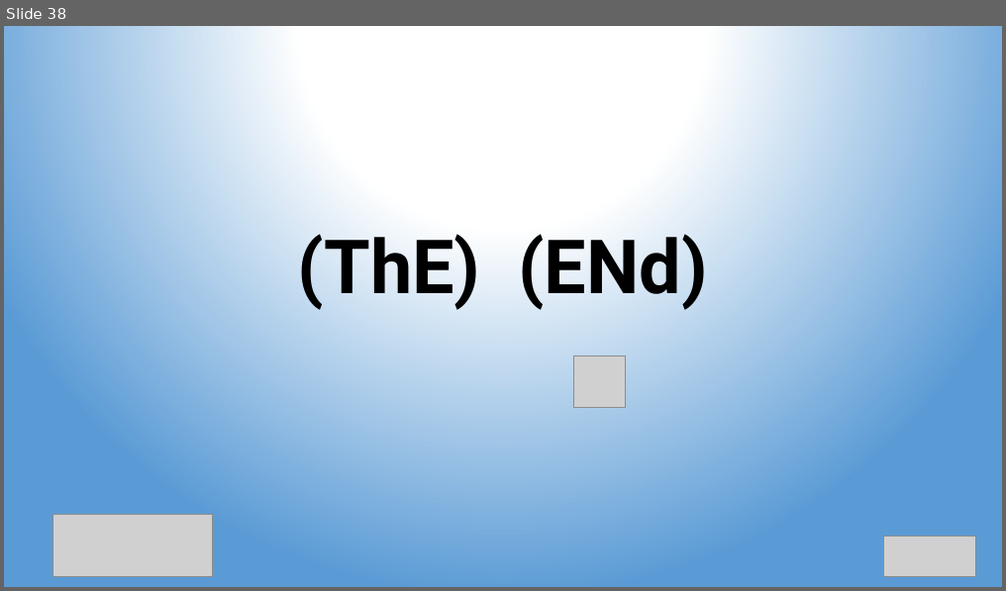
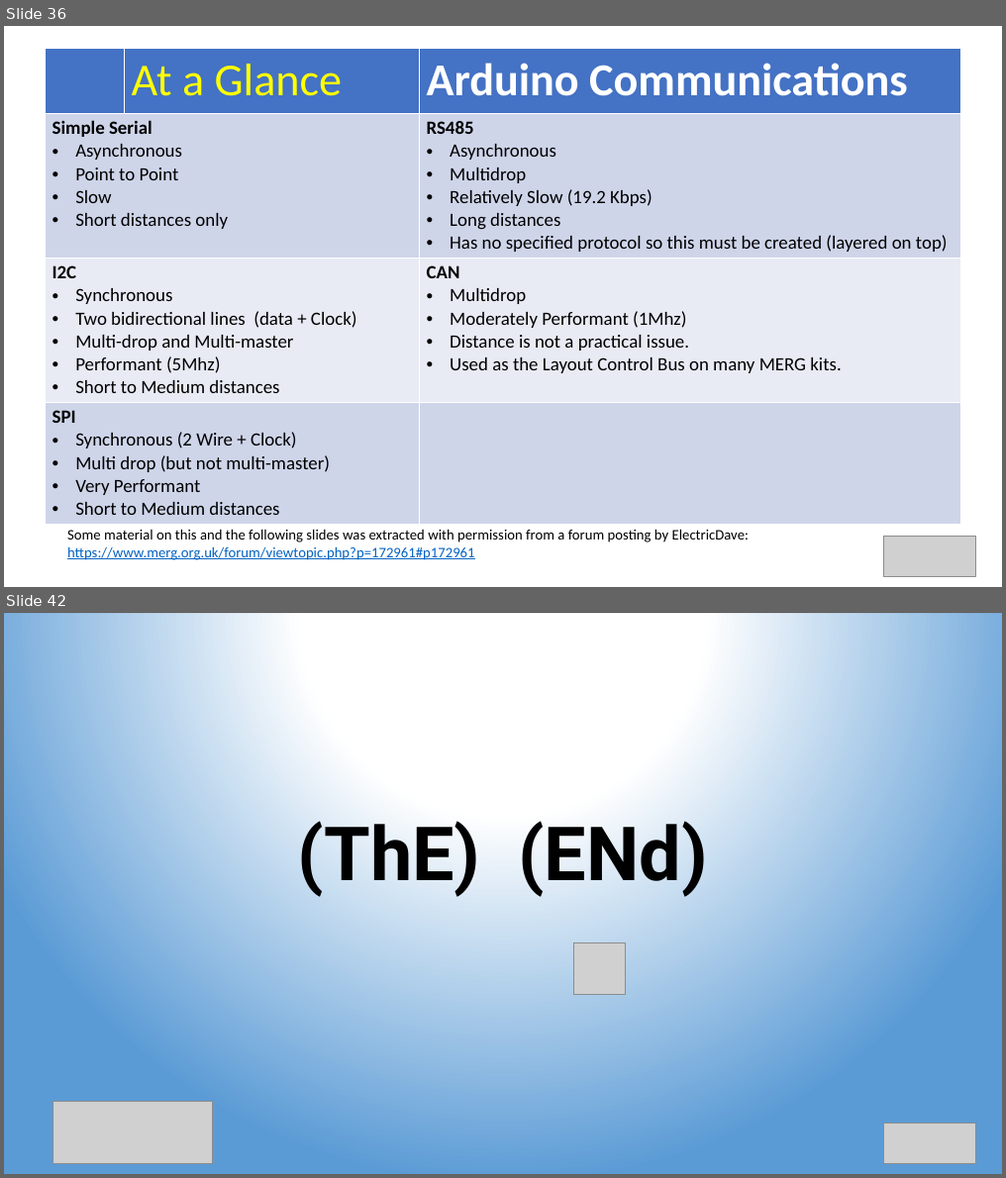
Before and after one commit to Alan-Lomax/MERG-SIG-Presentations, a slide deck: Arduino IO Compendium.pptx. Shown one above the other, each under a label of ours: slide 38 before the commit, slides 36 and 42 after it; the slides between them are not shown. The pictures are 1006x591 and 1006x1178 pixels, drawn with LibreOffice and Linux fonts; fonts in the diff are those of the drawing; grey boxes stand for pictures. Boxes give left, top, right and bottom in pixels: in the first picture for what was removed or moved away, otherwise in the second. Text is boxed around its words. In the diff, an @@ line names an element or a change of style, - is before the commit and + after.

```diff
--- a/Arduino IO Compendium.pptx
+++ b/Arduino IO Compendium.pptx
@@ slide 36 added at (x1=4, y1=26, x2=1002, y2=587), background #FFFFFF @@
@@ table added at (x1=45, y1=49, x2=961, y2=519), 4 rows, 3 columns @@
+ | At a Glance | Arduino Communications
+Simple Serial / Asynchronous / Point to Point / Slow / Short distances only |  | RS485 / Asynchronous / Multidrop / Relatively Slow (19.2 Kbps) / Long distances / Has no specified protocol so this must be created (layered on top)
+I2C / Synchronous / Two bidirectional lines (data + Clock) / Multi-drop and Multi-master / Performant (5Mhz) / Short to Medium distances |  | CAN / Multidrop / Moderately Performant (1Mhz) / Distance is not a practical issue. / Used as the Layout Control Bus on many MERG kits.
+SPI / Synchronous (2 Wire + Clock) / Multi drop (but not multi-master) / Very Performant / Short to Medium distances |  | 
@@ text added at (x1=67, y1=529, x2=748, y2=561), 14 pt, text #000000 @@
+Some material on this and the following slides was extracted with permission from a forum posting by ElectricDave:
+https://www.merg.org.uk/forum/viewtopic.php?p=172961#p172961
@@ picture added at (x1=884, y1=537, x2=976, y2=577) @@
@@ what was slide 38 is now slide 42 @@
```
Also in this commit, not shown: 2 slides changed, 3 other slides added.
